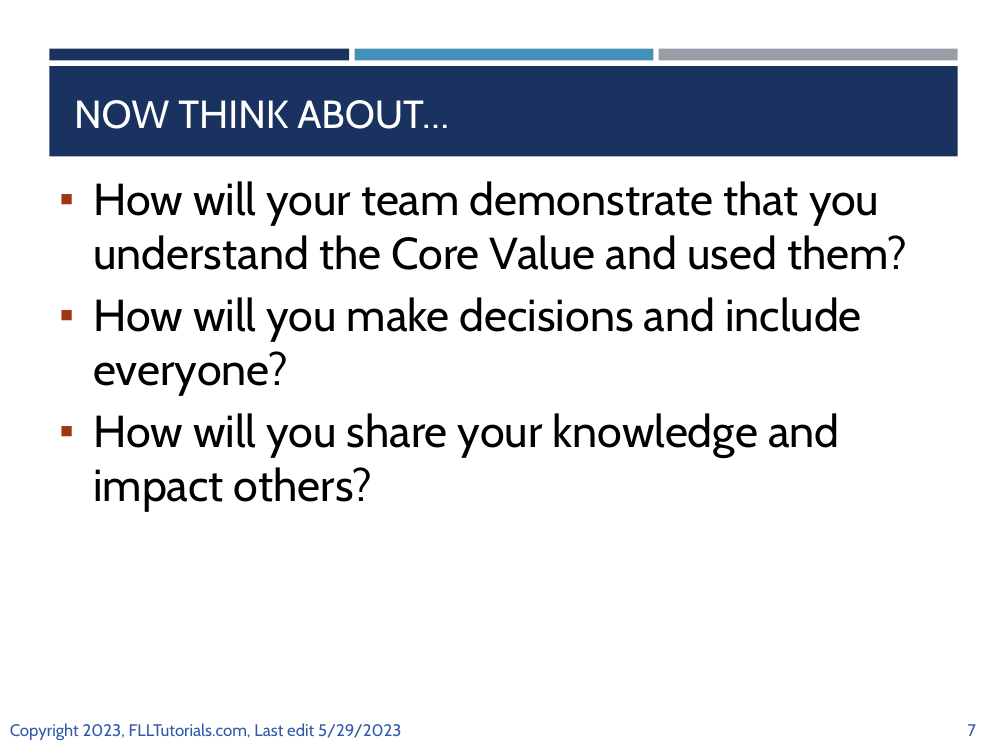
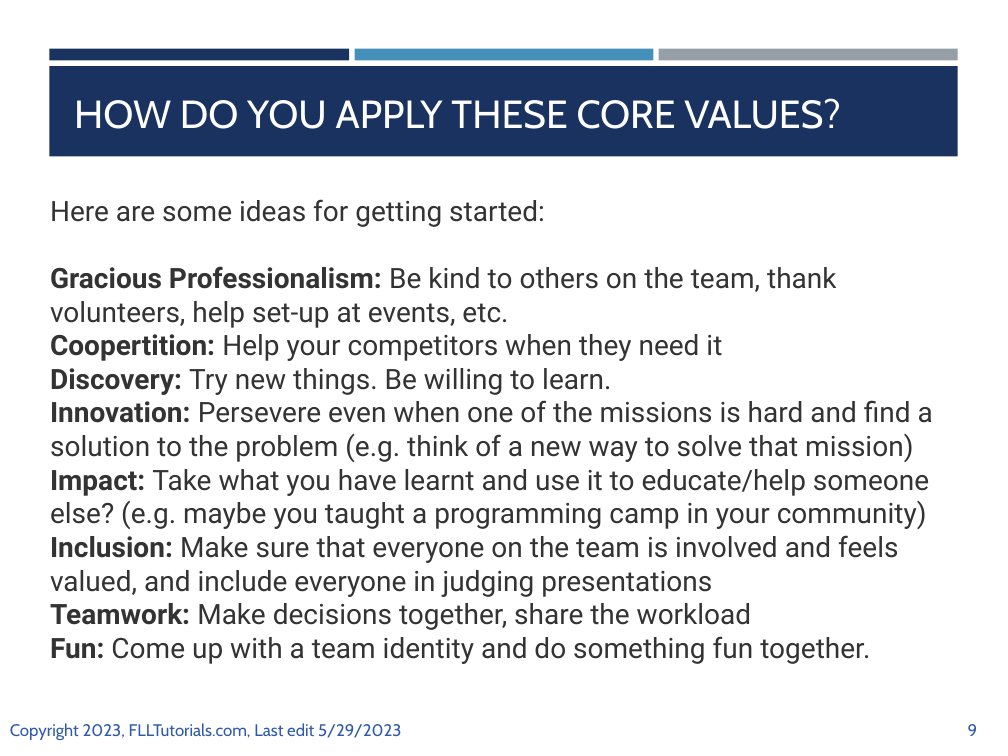
Before and after one commit to ev3lessons/FLL-Tutorials, a slide deck: slide 9 of translations/en-us/CoreValues/IntroductiontoCV.pptx (slide 7 before the commit). Drawn at 1008x756 pixels with LibreOffice and Linux fonts; fonts in the diff are those of the drawing. Boxes give left, top, right and bottom in pixels: in the first picture for what was removed or moved away, otherwise in the second. Text is boxed around its words. In the diff, an @@ line names an element or a change of style, - is before the commit and + after.

```diff
--- a/translations/en-us/CoreValues/IntroductiontoCV.pptx
+++ b/translations/en-us/CoreValues/IntroductiontoCV.pptx
@@ title at [74, 98, 841, 129]: text changed @@
-NOW THINK ABOUT…
+HOW DO YOU APPLY THESE CORE VALUES?
@@ text added at [50, 199, 933, 664], 20 pt, text #333333 @@
+Here are some ideas for getting started:
+Gracious Professionalism: Be kind to others on the team, thank volunteers, help set-up at events, etc.
+Coopertition: Help your competitors when they need it
+Discovery: Try new things. Be willing to learn.
+Innovation: Persevere even when one of the missions is hard and find a solution to the problem (e.g. think of a new way to solve that mission)
+Impact: Take what you have learnt and use it to educate/help someone else? (e.g. maybe you taught a programming camp in your community)
+Inclusion: Make sure that everyone on the team is involved and feels valued, and include everyone in judging presentations
+Teamwork: Make decisions together, share the workload
+Fun: Come up with a team identity and do something fun together.
@@ text removed at [93, 181, 907, 511] @@
-▪ How will your team demonstrate that you understand the Core Value and used them?
-▪ How will you make decisions and include everyone?
-▪ How will you share your knowledge and impact others?
@@ page number at [968, 724, 978, 736]: text changed @@
-7
+9
```
Also in this commit, not shown: 8 other slides changed, 1 slide removed, 3 other files.
